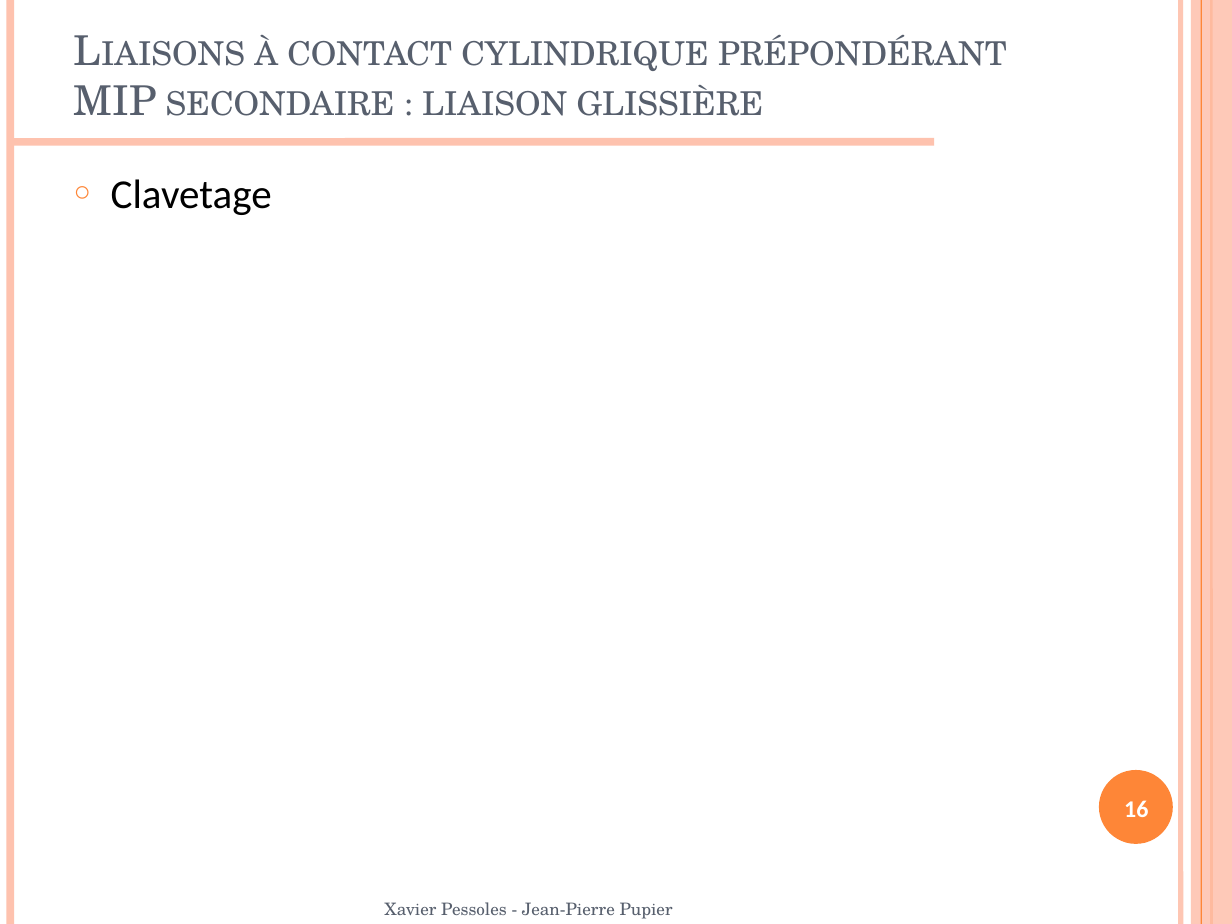
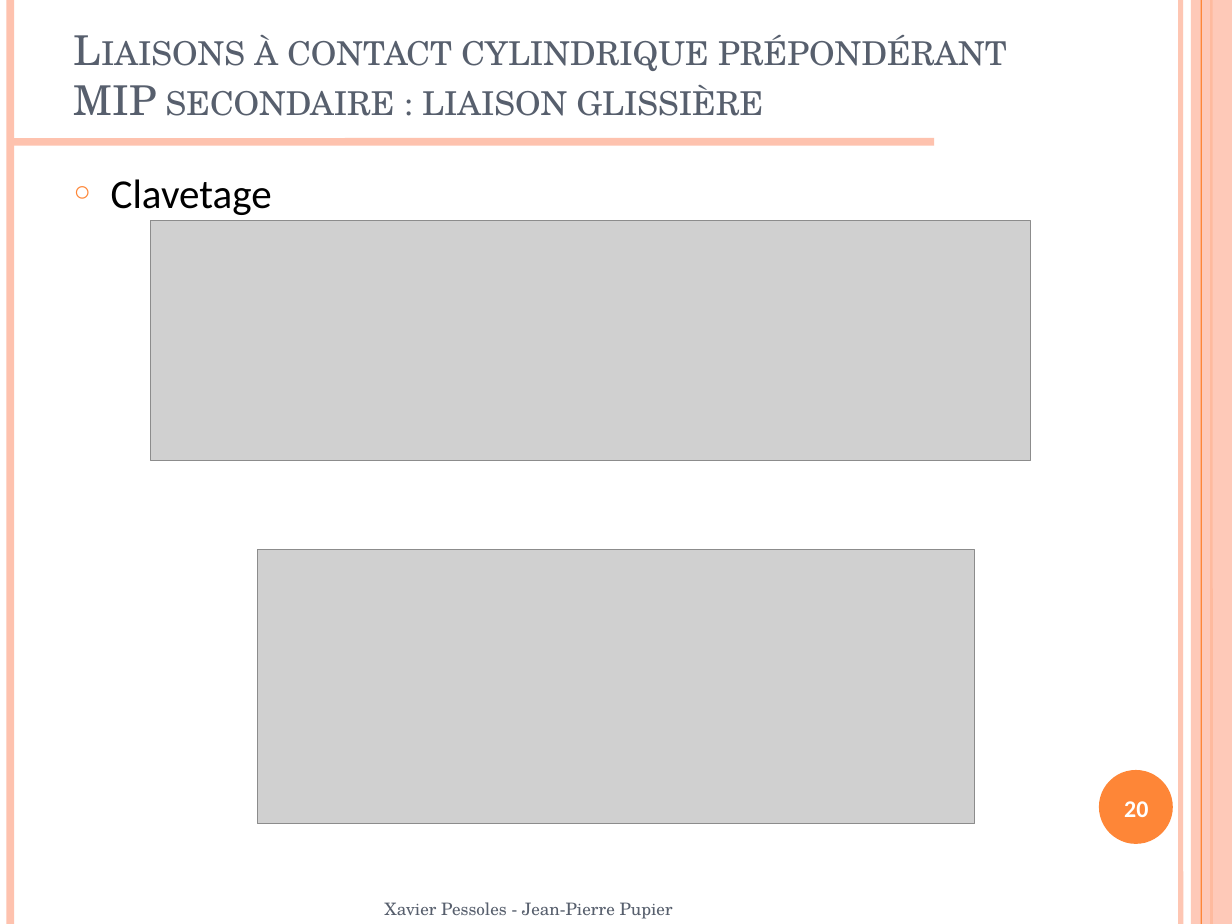
Before and after one commit to xpessoles/07_Etude_Systemes_Mecaniques_Analyser_Concevoir_Realiser, a slide deck: slide 20 of Concevoir/03_LiaisonsEncastrementDemontables/Cours/PPT/07_Cpt_03_LiaisonEncastrement.pptx (slide 16 before the commit). Drawn at 1232x924 pixels with LibreOffice and Linux fonts; fonts in the diff are those of the drawing; grey boxes stand for pictures; background and template pictures are left out. Boxes give left, top, right and bottom in pixels: in the first picture for what was removed or moved away, otherwise in the second. Text is boxed around its words. In the diff, an @@ line names an element or a change of style, - is before the commit and + after.

```diff
--- a/Concevoir/03_LiaisonsEncastrementDemontables/Cours/PPT/07_Cpt_03_LiaisonEncastrement.pptx
+++ b/Concevoir/03_LiaisonsEncastrementDemontables/Cours/PPT/07_Cpt_03_LiaisonEncastrement.pptx
@@ picture added at [150,221,1031,461] @@
@@ picture added at [257,549,975,824] @@
@@ page number at [1124,801,1148,817]: text changed @@
-16
+20
```
Also in this commit, not shown: 19 other slides changed, 9 slides added, 1 slide removed, 1 other file.
